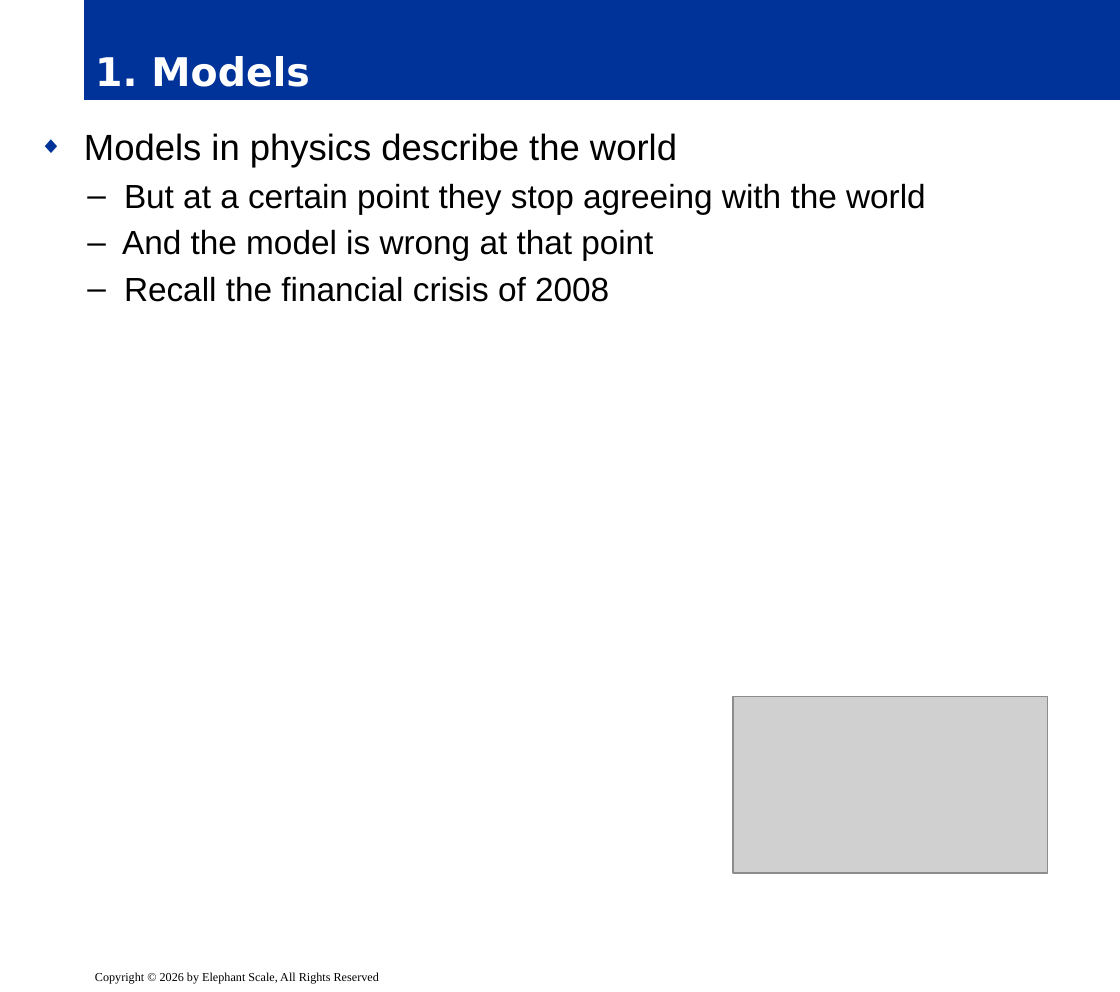
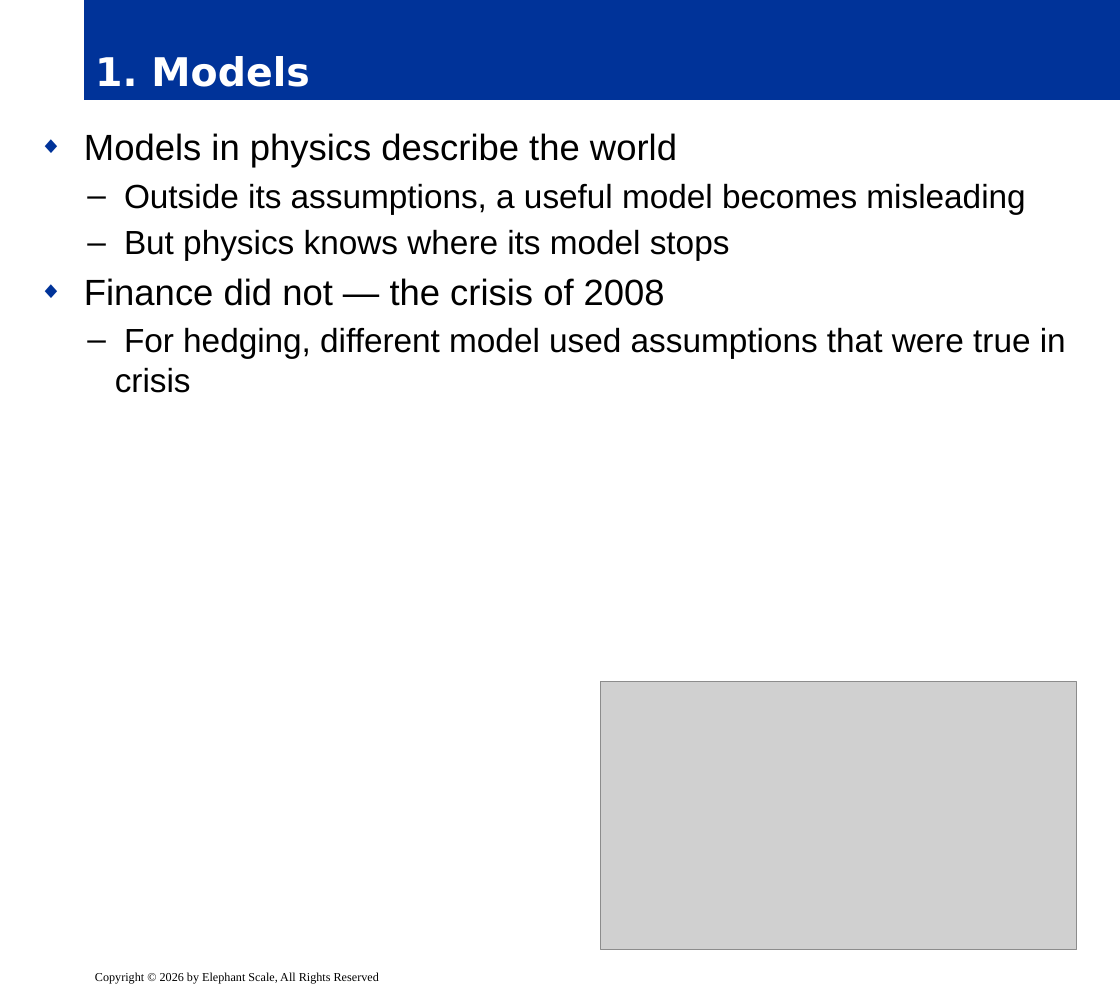
Before and after one commit to elephantscale/OpenAI-labs, a slide deck: slide 3 of 120-eight-questions-on-math-and-AI/slides/release/01__intro.pptx. Drawn at 1120x992 pixels with LibreOffice and Linux fonts; fonts in the diff are those of the drawing; grey boxes stand for pictures; background and template pictures are left out. Boxes give left, top, right and bottom in pixels: in the first picture for what was removed or moved away, otherwise in the second. Text is boxed around its words. In the diff, an @@ line names an element or a change of style, - is before the commit and + after.

```diff
--- a/120-eight-questions-on-math-and-AI/slides/release/01__intro.pptx
+++ b/120-eight-questions-on-math-and-AI/slides/release/01__intro.pptx
@@ text at box(84, 183, 1066, 393): text changed @@
-  – But at a certain point they stop agreeing with the world
-  – And the model is wrong at that point
-  – Recall the financial crisis of 2008
+  – Outside its assumptions, a useful model becomes misleading
+  – But physics knows where its model stops
+◆ Finance did not — the crisis of 2008
+  – For hedging, different model used assumptions that were true in crisis
@@ picture: place and size @@
-picture at box(733, 696, 1048, 873)
+picture at box(601, 682, 1077, 950)
```
Also in this commit, not shown: 7 other slides changed, 1 other file.
